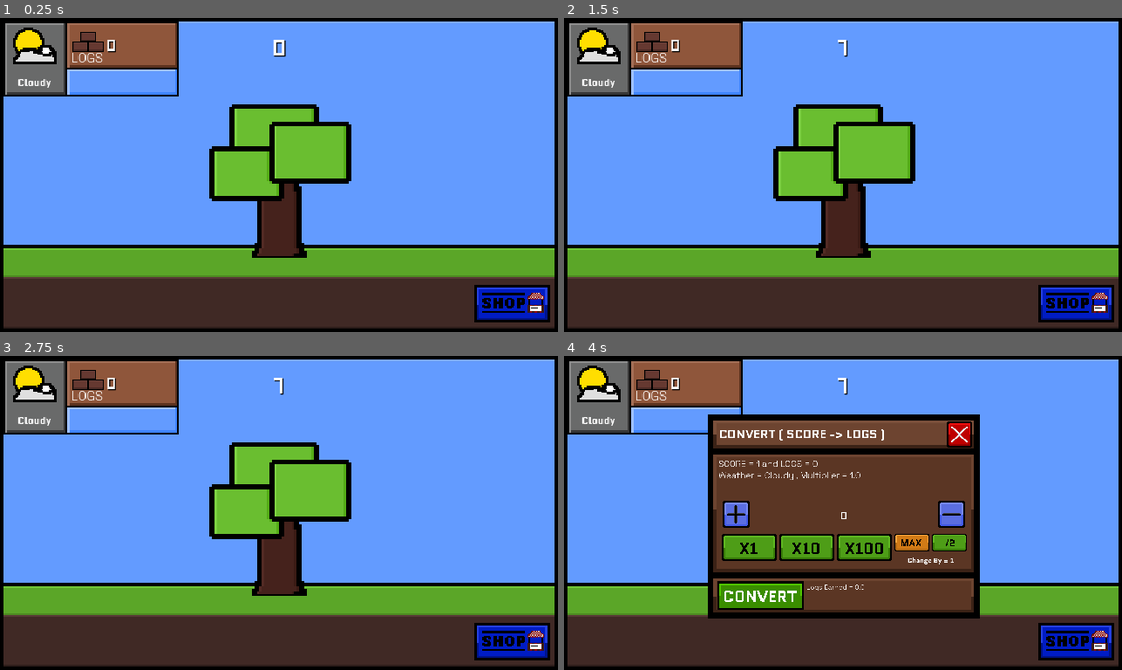
Above: before the commit, frames 1-4 (two rows, left to right).
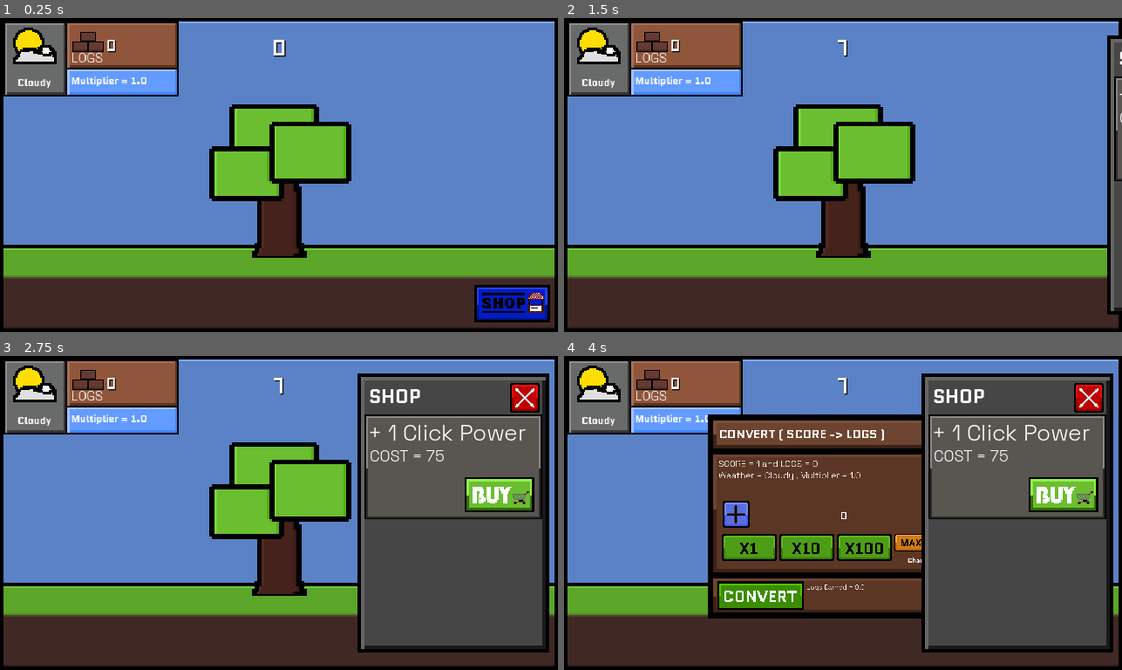
Above: after the commit, the same moments.

Repository: d3V-E/Tree-Game
Game: Godot game, scene res://scenes/main_game.tscn
Two runs of this game, one before a commit and one after it. Both use one fixed random seed, a clock stepped at 60 frames per second and the inputs below.
Inputs (mouse positions are in pixels of both pictures, inside the frame that each line leads up to):
- Up to frame 1 (0.25 s): no input
- Up to frame 2 (1.5 s): click (843, 178) at 0.5 s; click (1077, 303) at 1.25 s
- Up to frame 3 (2.75 s): click (552, 494) at 2.02 s
- Up to frame 4 (4 s): click (653, 374) at 2.75 s; click (759, 594) at 3.5 s

The runs differ from the first frame. In frame 1, 55% of the frame differs, in the area x 0-100%, y 1-73%; in frame 2, 57%; in frame 3, 63%, in the area x 0-100%, y 1-97%; in frame 4, 50%.

Commit message:
Update 5

Diff:
--- a/scenes/main_game.tscn
+++ b/scenes/main_game.tscn
@@ -3,7 +3,9 @@
 [ext_resource type="Script" uid="uid://bnrwjhwmuf4hg" path="res://scripts/main_game.gd" id="1_0rdsr"]
 [ext_resource type="Texture2D" uid="uid://co068e173snsi" path="res://assets/Clear background.png" id="1_s3esy"]
 [ext_resource type="Texture2D" uid="uid://dh6rhr5qawx42" path="res://assets/Ground.png" id="2_72e8q"]
+[ext_resource type="Texture2D" uid="uid://cev4jmnyotgj" path="res://assets/Rain.png" id="2_on6n6"]
 [ext_resource type="Texture2D" uid="uid://de2wmkscsoywt" path="res://assets/Tree.png" id="3_d2op2"]
+[ext_resource type="Texture2D" uid="uid://bm55fc6o7m68d" path="res://assets/Cloudy.png" id="3_x3ega"]
 [ext_resource type="FontFile" uid="uid://cwe5bpa0hnu8l" path="res://assets/fonts/Geo-Regular.ttf" id="5_ipu61"]
 [ext_resource type="Texture2D" uid="uid://cpkksi76fyiev" path="res://assets/Stats.png" id="6_ygxny"]
 [ext_resource type="Texture2D" uid="uid://cfxn65feljqts" path="res://assets/Log.png" id="7_wi4c7"]
@@ -18,17 +20,79 @@
 [ext_resource type="Texture2D" uid="uid://bijdd3lyg2qw1" path="res://assets/SHOP Button.png" id="16_ihbck"]
 [ext_resource type="Texture2D" uid="uid://bfownvbj287l2" path="res://assets/plus.png" id="16_ikqpi"]
 [ext_resource type="Texture2D" uid="uid://nmvc1l58um5n" path="res://assets/minus.png" id="17_cybgu"]
-[ext_resource type="Texture2D" uid="uid://jbh5t1ie0rxb" path="res://assets/Blank.png" id="17_vnsdt"]
 [ext_resource type="Texture2D" uid="uid://ctl0jp00juewf" path="res://assets/x1.png" id="18_wdxbp"]
 [ext_resource type="Texture2D" uid="uid://bq1o0ksximywn" path="res://assets/x2.png" id="19_on6n6"]
 [ext_resource type="Texture2D" uid="uid://b5e16n1e2dsmt" path="res://assets/x3.png" id="20_x3ega"]
 [ext_resource type="Texture2D" uid="uid://dtldlbpdpfn7t" path="res://assets/MAX.png" id="21_dcudo"]
 [ext_resource type="Texture2D" uid="uid://h45oywd6tkwo" path="res://assets/half.png" id="22_307no"]
+[ext_resource type="Texture2D" uid="uid://b4hdna142awsm" path="res://assets/shopline.png" id="26_on6n6"]
+[ext_resource type="Texture2D" uid="uid://1jlsik8bryjy" path="res://assets/Shop Option.png" id="27_x3ega"]
+[ext_resource type="Texture2D" uid="uid://cuukj16u2hh3g" path="res://assets/Buy button.png" id="28_dcudo"]
+
+[sub_resource type="Animation" id="Animation_x3ega"]
+length = 0.001
+tracks/0/type = "value"
+tracks/0/imported = false
+tracks/0/enabled = true
+tracks/0/path = NodePath(".:position")
+tracks/0/interp = 1
+tracks/0/loop_wrap = true
+tracks/0/keys = {
+"times": PackedFloat32Array(0),
+"transitions": PackedFloat32Array(1),
+"update": 0,
+"values": [Vector2(750, 180)]
+}
+
+[sub_resource type="Animation" id="Animation_dcudo"]
+resource_name = "Shop Close Animation"
+tracks/0/type = "value"
+tracks/0/imported = false
+tracks/0/enabled = true
+tracks/0/path = NodePath(".:position")
+tracks/0/interp = 2
+tracks/0/loop_wrap = true
+tracks/0/keys = {
+"times": PackedFloat32Array(0, 1),
+"transitions": PackedFloat32Array(1, 1),
+"update": 0,
+"values": [Vector2(520, 180), Vector2(750, 180)]
+}
+
+[sub_resource type="Animation" id="Animation_307no"]
+resource_name = "Shop Transition"
+tracks/0/type = "value"
+tracks/0/imported = false
+tracks/0/enabled = true
+tracks/0/path = NodePath(".:position")
+tracks/0/interp = 2
+tracks/0/loop_wrap = true
+tracks/0/keys = {
+"times": PackedFloat32Array(0, 1),
+"transitions": PackedFloat32Array(1, 1),
+"update": 0,
+"values": [Vector2(750, 180), Vector2(520, 180)]
+}
+
+[sub_resource type="AnimationLibrary" id="AnimationLibrary_rr87q"]
+_data = {
+&"RESET": SubResource("Animation_x3ega"),
+&"Shop Close Animation": SubResource("Animation_dcudo"),
+&"Shop Transition": SubResource("Animation_307no")
+}
 
 [node name="Main game" type="Node2D" unique_id=2099000414]
 script = ExtResource("1_0rdsr")
 
 [node name="CanvasLayer" type="CanvasLayer" parent="." unique_id=1249674175]
+
+[node name="Rain" type="Sprite2D" parent="CanvasLayer" unique_id=472426392]
+position = Vector2(320, 180)
+texture = ExtResource("2_on6n6")
+
+[node name="Cloudy" type="Sprite2D" parent="CanvasLayer" unique_id=2079308551]
+position = Vector2(320, 180)
+texture = ExtResource("3_x3ega")
 
 [node name="ClearBackground" type="Sprite2D" parent="CanvasLayer" unique_id=607339916]
 position = Vector2(320, 180)
@@ -139,6 +203,16 @@
 horizontal_alignment = 1
 vertical_alignment = 1
 
+[node name="InfoM" type="RichTextLabel" parent="CanvasLayer/Stats" unique_id=843298518]
+offset_left = -20.303469
+offset_top = 12.355492
+offset_right = 82.00868
+offset_bottom = 33.16474
+theme_override_fonts/normal_font = ExtResource("10_wjob3")
+theme_override_font_sizes/normal_font_size = 10
+text = "Multiplier = "
+vertical_alignment = 1
+
 [node name="Convert" type="Sprite2D" parent="CanvasLayer" unique_id=13254488]
 visible = false
 position = Vector2(320.6667, 184)
@@ -287,11 +361,66 @@
 texture_normal = ExtResource("16_ihbck")
 stretch_mode = 0
 
-[node name="Weather Info" type="Sprite2D" parent="CanvasLayer" unique_id=848353339]
-visible = false
-position = Vector2(154, 96)
-scale = Vector2(1.3333334, 1.3333334)
-texture = ExtResource("17_vnsdt")
+[node name="Shopline" type="Sprite2D" parent="CanvasLayer" unique_id=942709572]
+position = Vector2(750, 180)
+texture = ExtResource("26_on6n6")
+
+[node name="AnimationPlayer" type="AnimationPlayer" parent="CanvasLayer/Shopline" unique_id=522921528]
+libraries/ = SubResource("AnimationLibrary_rr87q")
+
+[node name="Shop Close" type="TextureButton" parent="CanvasLayer/Shopline" unique_id=1069653770]
+offset_left = 65.0
+offset_top = -149.0
+offset_right = 99.0
+offset_bottom = -115.0
+texture_normal = ExtResource("11_8xp80")
+stretch_mode = 0
+
+[node name="Shop Header" type="RichTextLabel" parent="CanvasLayer/Shopline" unique_id=1418324156]
+offset_left = -97.0
+offset_top = -150.0
+offset_right = 58.0
+offset_bottom = -116.0
+theme_override_fonts/normal_font = ExtResource("10_wjob3")
+theme_override_font_sizes/normal_font_size = 22
+text = "SHOP"
+vertical_alignment = 1
+
+[node name="VBoxContainer" type="VBoxContainer" parent="CanvasLayer/Shopline" unique_id=884708750]
+offset_left = -101.0
+offset_top = -112.0
+offset_right = 103.0
+offset_bottom = 152.0
+
+[node name="Click + 1" type="Sprite2D" parent="CanvasLayer/Shopline/VBoxContainer" unique_id=1847787695]
+position = Vector2(101, 59)
+texture = ExtResource("27_x3ega")
+
+[node name="+1 Click Header" type="RichTextLabel" parent="CanvasLayer/Shopline/VBoxContainer/Click + 1" unique_id=1325316510]
+offset_left = -98.0
+offset_top = -56.0
+offset_right = 98.0
+offset_bottom = -22.0
+theme_override_fonts/normal_font = ExtResource("8_70vka")
+theme_override_font_sizes/normal_font_size = 26
+text = "+ 1 Click Power"
+
+[node name="Cost" type="RichTextLabel" parent="CanvasLayer/Shopline/VBoxContainer/Click + 1" unique_id=1093624889]
+offset_left = -96.0
+offset_top = -24.0
+offset_right = 98.0
+offset_bottom = 1.0
+theme_override_fonts/normal_font = ExtResource("8_70vka")
+theme_override_font_sizes/normal_font_size = 18
+text = "COST = 75"
+
+[node name="Buy1" type="TextureButton" parent="CanvasLayer/Shopline/VBoxContainer/Click + 1" unique_id=600202110]
+offset_left = 13.0
+offset_top = 12.0
+offset_right = 93.0
+offset_bottom = 52.0
+texture_normal = ExtResource("28_dcudo")
+stretch_mode = 0
 
 [connection signal="button_down" from="CanvasLayer/Tree" to="." method="_on_tree_button_down"]
 [connection signal="button_up" from="CanvasLayer/Tree" to="." method="_on_tree_button_up"]
@@ -319,3 +448,7 @@
 [connection signal="button_up" from="CanvasLayer/Convert/half" to="." method="_on_half_button_up"]
 [connection signal="button_down" from="CanvasLayer/Shop" to="." method="_on_shop_button_down"]
 [connection signal="button_up" from="CanvasLayer/Shop" to="." method="_on_shop_button_up"]
+[connection signal="button_down" from="CanvasLayer/Shopline/Shop Close" to="." method="_on_shop_close_button_down"]
+[connection signal="button_up" from="CanvasLayer/Shopline/Shop Close" to="." method="_on_shop_close_button_up"]
+[connection signal="button_down" from="CanvasLayer/Shopline/VBoxContainer/Click + 1/Buy1" to="." method="_on_buy_1_button_down"]
+[connection signal="button_up" from="CanvasLayer/Shopline/VBoxContainer/Click + 1/Buy1" to="." method="_on_buy_1_button_up"]
--- a/scripts/main_game.gd
+++ b/scripts/main_game.gd
@@ -20,7 +20,12 @@
 @onready var xhalf: TextureButton = $CanvasLayer/Convert/half
 @onready var xplus: TextureButton = $CanvasLayer/Convert/plus
 @onready var xminus : TextureButton = $CanvasLayer/Convert/minus
-
+@onready var sunnyb: Sprite2D = $CanvasLayer/ClearBackground
+@onready var rainb: Sprite2D = $CanvasLayer/Rain
+@onready var cloudyb : Sprite2D = $CanvasLayer/Cloudy
+@onready var shopanim: AnimationPlayer = $CanvasLayer/Shopline/AnimationPlayer
+@onready var shopclose: TextureButton = $"CanvasLayer/Shopline/Shop Close"
+@onready var buyone: TextureButton = $"CanvasLayer/Shopline/VBoxContainer/Click + 1/Buy1"
 
 
 
@@ -33,6 +38,8 @@
 var weathermulti = 1.0
 var change = 1
 var converttext = 0
+var click = 1
+var clickone = 75
 
 
 var rarities = {"Cloudy" : 1000,
@@ -106,6 +113,8 @@
 	xhundred.pivot_offset = xhundred.size / 2
 	xmax.pivot_offset = xmax.size / 2
 	xhalf.pivot_offset = xhalf.size / 2
+	shopclose.pivot_offset = shopclose.size / 2
+	buyone.pivot_offset = buyone.size / 2
 	$CanvasLayer/Score.text = str(score)
 	$"CanvasLayer/Stats/Log Count".text = str(wood)
 	hconverttree()
@@ -139,7 +148,7 @@
 	if convertdg.visible == false:
 		var tween = get_tree().create_tween()
 		tween.tween_property(tree , "scale" , Vector2(1 , 1), .1)
-		score += 1
+		score += click
 		$CanvasLayer/Score.text = str(score)
 		emit_signal("score_changed")
 		save_data()
@@ -191,10 +200,11 @@
 	var tween = get_tree().create_tween()
 	tween.tween_property(convertconfirm , "scale" , Vector2(1 , 1), .1)
 	$CanvasLayer/Convert/Info.text = "SCORE = " + str(score) + " and LOGS = " + str(wood) + "\nWeather = " + str(weather) + " , Multiplier = " + str(weathermulti)
-	score -= converttext
-	wood += (converttext * weathermulti)
-	converttext = 0
-	$CanvasLayer/Convert/Ctext.text = str(converttext)
+	if score >= converttext:
+		score -= converttext
+		wood += (converttext * weathermulti)
+		converttext = 0
+		$CanvasLayer/Convert/Ctext.text = str(converttext)
 
 
 
@@ -228,21 +238,33 @@
 	sun.visible = true
 	rain.visible = false
 	cloud.visible = false
+	rainb.visible = false
+	cloudyb.visible = false
+	sunnyb.visible = true
 	weathermulti = 1.5
+	$CanvasLayer/Stats/InfoM.text = "Multiplier = " + str(weathermulti)
 
 
 func cloudyw():
 	sun.visible = false
 	rain.visible = false
 	cloud.visible = true
+	rainb.visible = false
+	cloudyb.visible = true
+	sunnyb.visible = false
 	weathermulti = 1.0
+	$CanvasLayer/Stats/InfoM.text = "Multiplier = " + str(weathermulti)
 
 
 func rainw():
 	sun.visible = false
 	rain.visible = true
 	cloud.visible = false
+	rainb.visible = true
+	cloudyb.visible = false
+	sunnyb.visible = false
 	weathermulti = 0.7
+	$CanvasLayer/Stats/InfoM.text = "Multiplier = " + str(weathermulti)
 
 
 func weatherupd():
@@ -275,6 +297,8 @@
 func _on_shop_button_up():
 	var tween = get_tree().create_tween()
 	tween.tween_property(shopopen , "scale" , Vector2(1 , 1), .1)
+	shopopen.visible = false
+	shopanim.play("Shop Transition")
 
 
 
@@ -409,3 +433,42 @@
 	tween.tween_property(xhalf , "scale" , Vector2(1 , 1) ,.1)
 	change = (score / 2)
 	$CanvasLayer/Convert/Change.text = "Change By = " + str(change)
+
+
+
+
+
+func _on_shop_close_button_down():
+	var tween = get_tree().create_tween()
+	tween.tween_property(shopclose , "scale" , Vector2(.9 , .9) ,.1)
+
+
+
+
+
+func _on_shop_close_button_up():
+	var tween = get_tree().create_tween()
+	tween.tween_property(shopclose , "scale" , Vector2(1 , 1), .1)
+	shopanim.play("Shop Close Animation")
+	shopopen.visible = true
+
+
+
+
+
+func _on_buy_1_button_down():
+	var tween = get_tree().create_tween()
+	tween.tween_property(buyone , "scale" , Vector2(.9 ,.9) , .1)
+
+
+
+
+
+func _on_buy_1_button_up():
+	var tween = get_tree().create_tween()
+	tween.tween_property(buyone , "scale" , Vector2(1 , 1) , .1)
+	if wood >= clickone:
+		wood -= clickone
+		click += 1
+		clickone += 25
+		$"CanvasLayer/Shopline/VBoxContainer/Click + 1/Cost".text ="COST = " + str(clickone)
Binary file added: assets/Cloudy.png
Not shown, added: assets/Cloudy.png.import
Binary file added: assets/Rain.png
Not shown, added: assets/Rain.png.import
Binary file added: assets/Shop Option.png
Not shown, added: assets/Shop Option.png.import
Binary file added: assets/shopline.png
Not shown, added: assets/shopline.png.import
Not shown, changed: .DS_Store
